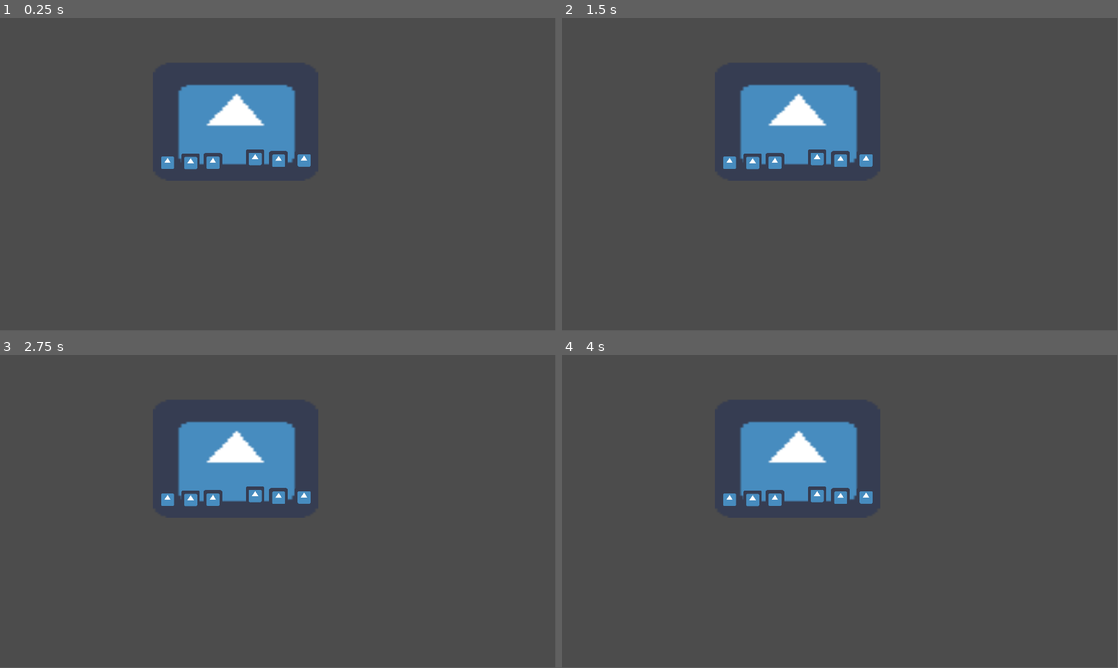
Above: before the commit, frames 1-4 (two rows, left to right).
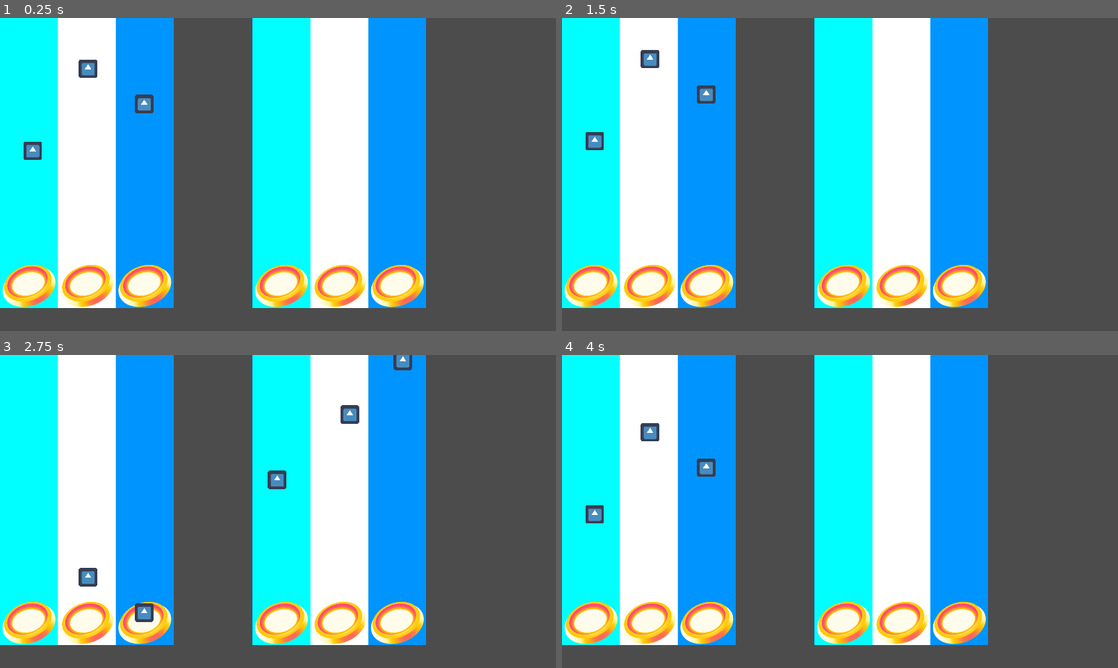
Above: after the commit, the same moments.

Repository: ctathkren/2-week-rhythm
Game: Godot game, scene res://game/scenes/main/gameplay.tscn
Same seed, same stepped clock (60 frames per second), same inputs: the game is played once before the commit and once after it. Before the commit the project starts from res://game/scenes/main/2d/gameplay.tscn. The engine's default icon, where the game draws it, is replaced by a stand-in: a white triangle on a blue panel in a dark square.
Inputs:
- Up to frame 1 (0.25 s): no input
- Up to frame 2 (1.5 s): hold Down (ui_down) from 1.28 s (still down)
- Up to frame 3 (2.75 s): release Down (ui_down) at 2.03 s
- Up to frame 4 (4 s): hold Down (ui_down) from 3.53 s (still down)
In our replay, the window is 799x449 before the commit and 800x450 after it. These sizes can differ from the game's own. Grey fills any space a smaller window leaves; there, only what the larger window draws over its background counts as a difference.

The runs differ from the first frame. In frame 1, 61% of the frame differs, in the area x 0-77%, y 0-93%; in frame 2, 61%; in frame 3, 61%; in frame 4, 61%.

Commit message:
fixed bugs

Diff:
--- /dev/null
+++ b/HYMN/game/scenes/components/button.gd
@@ -0,0 +1,95 @@
+extends Node2D
+
+var COLUMN_NUMBER = -1
+
+var hittable_notes = [] # Queue data structure; make sure that a button can only hit one note/hold at a time
+
+signal do_nothing
+signal hit_perfect
+signal hit_good
+signal hit_miss
+
+# Called when the node enters the scene tree for the first time.
+func _ready():
+	pass # Replace with function body.
+
+
+# Called every frame. 'delta' is the elapsed time since the previous frame.
+func _physics_process(_delta):
+	if Input.is_action_just_pressed(getInputKey()):
+		if hittable_notes.size() > 0:
+			var current_note = hittable_notes.pop_front()
+
+			if current_note.has_method("getNoteType"):
+				if current_note.getNoteType() == "note":
+					emit_signal(current_note.getJudgement())
+					current_note.beHit()
+				elif current_note.getNoteType() == "hold":
+					# TODO
+					pass
+
+# ---
+
+# get Input Map name of input key from column number
+func getInputKey():
+	var input_key = "button_"
+
+	if COLUMN_NUMBER > 0:
+		input_key += "growth"
+	elif COLUMN_NUMBER < 0:
+		input_key += "decay"
+
+	input_key += String(abs(COLUMN_NUMBER))
+
+	return input_key
+
+# ---
+
+func _on_JudgementMissEarly_area_entered(area):
+	# if button is pressed, then emit signal to score a miss on this column (too early)
+
+	# make sure that area is a note or a hold before adding it to hittable_notes
+	if area.has_method("getNoteType"):
+		if area.getNoteType() == "note":
+			hittable_notes.append(area)
+			area.setJudgement("hit_miss")
+		elif area.getNoteType() == "hold":
+			# TODO
+			pass
+
+func _on_JudgementGoodEarly_area_entered(area):
+	if area.has_method("getNoteType"):
+		if area.getNoteType() == "note":
+			area.setJudgement("hit_good")
+		elif area.getNoteType() == "hold":
+			# TODO
+			pass
+
+func _on_JudgementPerfect_area_entered(area):
+	if area.has_method("getNoteType"):
+		if area.getNoteType() == "note":
+			area.setJudgement("hit_perfect")
+		elif area.getNoteType() == "hold":
+			# TODO
+			pass
+
+func _on_JudgementGoodLate_area_entered(area):
+	if area.has_method("getNoteType"):
+		if area.getNoteType() == "note":
+			area.setJudgement("hit_good")
+		elif area.getNoteType() == "hold":
+			# TODO
+			pass
+
+func _on_JudgementMissLate_area_entered(area):
+	# if a note reaches this part without being pressed, then emit signal to score a miss on this column
+
+	# make sure that area is a note or a hold before adding it to hittable_notes
+	if area.has_method("getNoteType"):
+		emit_signal("hit_miss")
+
+		# remove area from hittable_notes; area is actually hittable_notes[0]
+		hittable_notes.pop_front()
+
+		# hit area
+		area.beHit()
--- /dev/null
+++ b/HYMN/game/scenes/components/button.tscn
@@ -0,0 +1,58 @@
+[gd_scene load_steps=7 format=2]
+
+[ext_resource path="res://game/scenes/components/button.gd" type="Script" id=1]
+[ext_resource path="res://game/assets/art/general/Red L3 Regular.png" type="Texture" id=2]
+
+[sub_resource type="RectangleShape2D" id=3]
+extents = Vector2( 75, 12 )
+
+[sub_resource type="RectangleShape2D" id=1]
+extents = Vector2( 75, 20 )
+
+[sub_resource type="RectangleShape2D" id=2]
+extents = Vector2( 75, 30 )
+
+[sub_resource type="RectangleShape2D" id=4]
+extents = Vector2( 75, 3 )
+
+[node name="Button" type="Node2D"]
+script = ExtResource( 1 )
+
+[node name="ButtonSkeleton" type="Sprite" parent="."]
+texture = ExtResource( 2 )
+
+[node name="JudgementMissEarly" type="Area2D" parent="."]
+
+[node name="JudgementMissEarlyHitbox" type="CollisionShape2D" parent="JudgementMissEarly"]
+position = Vector2( 0, -88 )
+shape = SubResource( 3 )
+
+[node name="JudgementGoodEarly" type="Area2D" parent="."]
+
+[node name="JudgementGoodEarlyHitbox" type="CollisionShape2D" parent="JudgementGoodEarly"]
+position = Vector2( 0, -53 )
+shape = SubResource( 1 )
+
+[node name="JudgementPerfect" type="Area2D" parent="."]
+
+[node name="JudgementPerfectHitbox" type="CollisionShape2D" parent="JudgementPerfect"]
+shape = SubResource( 2 )
+
+[node name="JudgementGoodLate" type="Area2D" parent="."]
+
+[node name="JudgementGoodLateHitbox" type="CollisionShape2D" parent="JudgementGoodLate"]
+position = Vector2( 0, 53 )
+shape = SubResource( 1 )
+
+[node name="JudgementMissLate" type="Area2D" parent="."]
+
+[node name="JudgementMissLateHitbox" type="CollisionShape2D" parent="JudgementMissLate"]
+position = Vector2( 0, 79 )
+shape = SubResource( 4 )
+
+[connection signal="area_entered" from="JudgementMissEarly" to="." method="_on_JudgementMissEarly_area_entered"]
+[connection signal="area_entered" from="JudgementGoodEarly" to="." method="_on_JudgementGoodEarly_area_entered"]
+[connection signal="area_entered" from="JudgementPerfect" to="." method="_on_JudgementPerfect_area_entered"]
+[connection signal="area_entered" from="JudgementGoodLate" to="." method="_on_JudgementGoodLate_area_entered"]
+[connection signal="area_entered" from="JudgementMissLate" to="." method="_on_JudgementMissLate_area_entered"]
+[connection signal="area_shape_entered" from="JudgementMissLate" to="." method="_on_JudgementMissLate_area_shape_entered"]
--- /dev/null
+++ b/HYMN/game/scenes/components/decay_play_area.gd
@@ -0,0 +1,42 @@
+extends Node2D
+
+var SCROLL_SPEED
+
+# ---
+
+func _ready():
+	pass
+
+func _physics_process(_delta):
+	$Button_Decay1.COLUMN_NUMBER = -1
+	$Button_Decay2.COLUMN_NUMBER = -2
+	$Button_Decay3.COLUMN_NUMBER = -3
+
+# ---
+
+func _on_Button_Decay1_hit_perfect():
+	print("perfect")
+
+func _on_Button_Decay1_hit_good():
+	print("good")
+
+func _on_Button_Decay1_hit_miss():
+	print("miss")
+
+func _on_Button_Decay2_hit_perfect():
+	print("perfect")
+
+func _on_Button_Decay2_hit_good():
+	print("good")
+
+func _on_Button_Decay2_hit_miss():
+	print("miss")
+
+func _on_Button_Decay3_hit_perfect():
+	print("perfect")
+
+func _on_Button_Decay3_hit_good():
+	print("good")
+
+func _on_Button_Decay3_hit_miss():
+	print("miss")
--- /dev/null
+++ b/HYMN/game/scenes/components/decay_play_area.tscn
@@ -0,0 +1,30 @@
+[gd_scene load_steps=4 format=2]
+
+[ext_resource path="res://game/scenes/components/decay_play_area.gd" type="Script" id=1]
+[ext_resource path="res://game/scenes/components/button.tscn" type="PackedScene" id=2]
+[ext_resource path="res://game/assets/art/general/playarea_sample.png" type="Texture" id=3]
+
+[node name="DecayPlayArea" type="Node2D"]
+script = ExtResource( 1 )
+
+[node name="DecayPlayAreaSkeleton" type="Sprite" parent="."]
+texture = ExtResource( 3 )
+
+[node name="Button_Decay1" parent="." instance=ExtResource( 2 )]
+position = Vector2( -200, 425 )
+
+[node name="Button_Decay2" parent="." instance=ExtResource( 2 )]
+position = Vector2( 0, 425 )
+
+[node name="Button_Decay3" parent="." instance=ExtResource( 2 )]
+position = Vector2( 200, 425 )
+
+[connection signal="hit_good" from="Button_Decay1" to="." method="_on_Button_Decay1_hit_good"]
+[connection signal="hit_miss" from="Button_Decay1" to="." method="_on_Button_Decay1_hit_miss"]
+[connection signal="hit_perfect" from="Button_Decay1" to="." method="_on_Button_Decay1_hit_perfect"]
+[connection signal="hit_good" from="Button_Decay2" to="." method="_on_Button_Decay2_hit_good"]
+[connection signal="hit_miss" from="Button_Decay2" to="." method="_on_Button_Decay2_hit_miss"]
+[connection signal="hit_perfect" from="Button_Decay2" to="." method="_on_Button_Decay2_hit_perfect"]
+[connection signal="hit_good" from="Button_Decay3" to="." method="_on_Button_Decay3_hit_good"]
+[connection signal="hit_miss" from="Button_Decay3" to="." method="_on_Button_Decay3_hit_miss"]
+[connection signal="hit_perfect" from="Button_Decay3" to="." method="_on_Button_Decay3_hit_perfect"]
--- /dev/null
+++ b/HYMN/game/scenes/components/growth_play_area.gd
@@ -0,0 +1,42 @@
+extends Node2D
+
+var SCROLL_SPEED
+
+# ---
+
+func _ready():
+	pass
+
+func _physics_process(_delta):
+	$Button_Growth1.COLUMN_NUMBER = 1
+	$Button_Growth2.COLUMN_NUMBER = 2
+	$Button_Growth3.COLUMN_NUMBER = 3
+
+# ---
+
+func _on_Button_Growth1_hit_perfect():
+	print("perfect")
+
+func _on_Button_Growth1_hit_good():
+	print("good")
+
+func _on_Button_Growth1_hit_miss():
+	print("miss")
+
+func _on_Button_Growth2_hit_perfect():
+	print("perfect")
+
+func _on_Button_Growth2_hit_good():
+	print("good")
+
+func _on_Button_Growth2_hit_miss():
+	print("miss")
+
+func _on_Button_Growth3_hit_perfect():
+	print("perfect")
+
+func _on_Button_Growth3_hit_good():
+	print("good")
+
+func _on_Button_Growth3_hit_miss():
+	print("miss")
--- /dev/null
+++ b/HYMN/game/scenes/components/growth_play_area.tscn
@@ -0,0 +1,30 @@
+[gd_scene load_steps=4 format=2]
+
+[ext_resource path="res://game/scenes/components/growth_play_area.gd" type="Script" id=1]
+[ext_resource path="res://game/assets/art/general/playarea_sample.png" type="Texture" id=2]
+[ext_resource path="res://game/scenes/components/button.tscn" type="PackedScene" id=3]
+
+[node name="GrowthPlayArea" type="Node2D"]
+script = ExtResource( 1 )
+
+[node name="GrowthPlayAreaSkeleton" type="Sprite" parent="."]
+texture = ExtResource( 2 )
+
+[node name="Button_Growth1" parent="." instance=ExtResource( 3 )]
+position = Vector2( -200, 425 )
+
+[node name="Button_Growth2" parent="." instance=ExtResource( 3 )]
+position = Vector2( 0, 425 )
+
+[node name="Button_Growth3" parent="." instance=ExtResource( 3 )]
+position = Vector2( 200, 425 )
+
+[connection signal="hit_good" from="Button_Growth1" to="." method="_on_Button_Growth1_hit_good"]
+[connection signal="hit_miss" from="Button_Growth1" to="." method="_on_Button_Growth1_hit_miss"]
+[connection signal="hit_perfect" from="Button_Growth1" to="." method="_on_Button_Growth1_hit_perfect"]
+[connection signal="hit_good" from="Button_Growth2" to="." method="_on_Button_Growth2_hit_good"]
+[connection signal="hit_miss" from="Button_Growth2" to="." method="_on_Button_Growth2_hit_miss"]
+[connection signal="hit_perfect" from="Button_Growth2" to="." method="_on_Button_Growth2_hit_perfect"]
+[connection signal="hit_good" from="Button_Growth3" to="." method="_on_Button_Growth3_hit_good"]
+[connection signal="hit_miss" from="Button_Growth3" to="." method="_on_Button_Growth3_hit_miss"]
+[connection signal="hit_perfect" from="Button_Growth3" to="." method="_on_Button_Growth3_hit_perfect"]
--- /dev/null
+++ b/HYMN/game/scenes/components/hold.gd
@@ -0,0 +1,16 @@
+extends Area2D
+
+
+# Declare member variables here. Examples:
+# var a = 2
+# var b = "text"
+
+
+# Called when the node enters the scene tree for the first time.
+func _ready():
+	pass # Replace with function body.
+
+
+# Called every frame. 'delta' is the elapsed time since the previous frame.
+#func _process(delta):
+#	pass
--- /dev/null
+++ b/HYMN/game/scenes/components/hold.tscn
@@ -0,0 +1,8 @@
+[gd_scene load_steps=2 format=2]
+
+[ext_resource path="res://game/scenes/components/hold.gd" type="Script" id=1]
+
+[node name="Hold" type="Area2D"]
+script = ExtResource( 1 )
+
+[node name="HoldSprite" type="Sprite" parent="."]
--- /dev/null
+++ b/HYMN/game/scenes/components/note.gd
@@ -0,0 +1,41 @@
+extends Area2D
+
+var note_type = "note"
+var COLUMN_NUMBER
+
+# not sure if we'll use these variables if our timing is Area2D-based
+var correct_hit_time
+var actual_hit_time
+var judgement = "do_nothing"
+
+var SCROLL_SPEED = 25 # just to make "scroll speed" itself a smaller number
+var SCROLL_SPEED_MULTIPLIER = 20
+
+# ---
+
+func _ready():
+	pass
+
+func _physics_process(delta):
+	# move down by SCROLL_SPEED * delta * whatever mess is caused by the highway parallax
+	# also move to the left/right based on the parallax
+	position.y += SCROLL_SPEED * SCROLL_SPEED_MULTIPLIER * delta
+	pass
+
+# ---
+
+func getNoteType():
+	return note_type
+
+func getJudgement():
+	return judgement
+
+func setJudgement(j):
+	judgement = j
+
+func beHit():
+	# fade out
+
+
+	# delete note
+	queue_free()
--- /dev/null
+++ b/HYMN/game/scenes/components/note.tscn
@@ -0,0 +1,17 @@
+[gd_scene load_steps=4 format=2]
+
+[ext_resource path="res://icon.png" type="Texture" id=1]
+[ext_resource path="res://game/scenes/components/note.gd" type="Script" id=2]
+
+[sub_resource type="RectangleShape2D" id=1]
+extents = Vector2( 32, 1.5 )
+
+[node name="Note" type="Area2D"]
+script = ExtResource( 2 )
+
+[node name="NoteSprite" type="Sprite" parent="."]
+texture = ExtResource( 1 )
+
+[node name="NoteHitbox" type="CollisionShape2D" parent="."]
+position = Vector2( 0, -1.5 )
+shape = SubResource( 1 )
--- /dev/null
+++ b/HYMN/game/scenes/main/gameplay.gd
@@ -0,0 +1,17 @@
+extends Node2D
+
+var BPM
+
+# ---
+
+func _ready():
+	pass
+
+func _physics_process(_delta):
+	if Input.is_action_just_pressed("ui_down"):
+		resetLevel()
+
+# ---
+
+func resetLevel():
+	var _reload = get_tree().reload_current_scene()
--- /dev/null
+++ b/HYMN/game/scenes/main/gameplay.tscn
@@ -0,0 +1,43 @@
+[gd_scene load_steps=5 format=2]
+
+[ext_resource path="res://game/scenes/components/growth_play_area.tscn" type="PackedScene" id=1]
+[ext_resource path="res://game/scenes/components/decay_play_area.tscn" type="PackedScene" id=2]
+[ext_resource path="res://game/scenes/main/gameplay.gd" type="Script" id=3]
+[ext_resource path="res://game/scenes/components/note.tscn" type="PackedScene" id=4]
+
+[node name="Gameplay" type="Node2D"]
+position = Vector2( 472, 648 )
+script = ExtResource( 3 )
+
+[node name="GrowthPlayArea" parent="." instance=ExtResource( 1 )]
+position = Vector2( -172, -148 )
+
+[node name="Note" parent="." instance=ExtResource( 4 )]
+position = Vector2( -359, -315 )
+
+[node name="Note2" parent="." instance=ExtResource( 4 )]
+position = Vector2( 26, -476 )
+
+[node name="Note3" parent="." instance=ExtResource( 4 )]
+position = Vector2( -168, -598 )
+
+[node name="DecayPlayArea" parent="." instance=ExtResource( 2 )]
+position = Vector2( 700, -148 )
+
+[node name="Note4" parent="." instance=ExtResource( 4 )]
+position = Vector2( 86, -1920 )
+
+[node name="Note5" parent="." instance=ExtResource( 4 )]
+position = Vector2( 734, -1711 )
+
+[node name="Note6" parent="." instance=ExtResource( 4 )]
+position = Vector2( 896, -1547 )
+
+[node name="Note7" parent="." instance=ExtResource( 4 )]
+position = Vector2( 919, -1345 )
+
+[node name="Note8" parent="." instance=ExtResource( 4 )]
+position = Vector2( 736, -1159 )
+
+[node name="Note9" parent="." instance=ExtResource( 4 )]
+position = Vector2( 485, -934 )
--- /dev/null
+++ b/HYMN/game/scenes/main/gameplay3d.tscn
@@ -0,0 +1,101 @@
+[gd_scene load_steps=9 format=2]
+
+[ext_resource path="res://game/scenes/main/gameplay.tscn" type="PackedScene" id=1]
+[ext_resource path="res://game/scenes/components/growth_play_area.tscn" type="PackedScene" id=2]
+[ext_resource path="res://game/assets/art/general/background_sample.png" type="Texture" id=3]
+[ext_resource path="res://game/assets/art/general/playarea_sample.png" type="Texture" id=4]
+[ext_resource path="res://game/assets/art/general/Purple Highway.png" type="Texture" id=5]
+[ext_resource path="res://game/assets/art/general/Red Highway.png" type="Texture" id=6]
+
+[sub_resource type="ViewportTexture" id=1]
+viewport_path = NodePath("GameplayViewportContainer/GameplayViewport")
+
+[sub_resource type="ViewportTexture" id=2]
+viewport_path = NodePath("BackgroundViewportContainer/BackgroundViewport")
+
+[node name="Gameplay3D" type="Spatial"]
+
+[node name="Camera" type="Camera" parent="."]
+transform = Transform( 1, 0, 0, 0, 1, 0, 0, 0, 1, 9.6, -5.387, 10 )
+
+[node name="GrowthPlayAreaRender" type="Sprite3D" parent="."]
+transform = Transform( 1, 0, 0, 0, 0.5, 0.433013, 0, -0.866025, 0.25, 8.00759, -6.01844, 4.04801 )
+visible = false
+texture = ExtResource( 4 )
+
+[node name="GrowthPlayArea" parent="GrowthPlayAreaRender" instance=ExtResource( 2 )]
+visible = false
+
+[node name="DecayPlayAreaRender" type="Sprite3D" parent="."]
+transform = Transform( 1, 0, 0, 0, 0.375, 0.866025, 0, -0.649519, 0.5, 12.2, -5, 3 )
+visible = false
+texture = ExtResource( 4 )
+
+[node name="GrowthPlayArea2" parent="DecayPlayAreaRender" instance=ExtResource( 2 )]
+visible = false
+
+[node name="GameplayViewportContainer" type="ViewportContainer" parent="."]
+margin_left = 76.0
+margin_top = -1235.0
+margin_right = 1996.0
+margin_bottom = -155.0
+
+[node name="GameplayViewport" type="Viewport" parent="GameplayViewportContainer"]
+size = Vector2( 1920, 1080 )
+transparent_bg = true
+handle_input_locally = false
+keep_3d_linear = true
+usage = 0
+render_target_v_flip = true
+render_target_update_mode = 3
+
+[node name="Gameplay" parent="GameplayViewportContainer/GameplayViewport" instance=ExtResource( 1 )]
+
+[node name="GameplayViewportTexture" type="Sprite3D" parent="."]
+transform = Transform( 1, 0, 0, 0, 0.5, 0.866025, 0, -0.866025, 0.5, 12, -6, 0 )
+texture = SubResource( 1 )
+
+[node name="BackgroundViewportContainer" type="ViewportContainer" parent="."]
+margin_left = 2068.0
+margin_top = 18.0
+margin_right = 3988.0
+margin_bottom = 1098.0
+
+[node name="BackgroundViewport" type="Viewport" parent="BackgroundViewportContainer"]
+size = Vector2( 1920, 1080 )
+transparent_bg = true
+handle_input_locally = false
+render_target_v_flip = true
+render_target_update_mode = 3
+
+[node name="BackgroundSprite2" type="Sprite" parent="BackgroundViewportContainer/BackgroundViewport"]
+scale = Vector2( 2, 2 )
+texture = ExtResource( 3 )
+
+[node name="GrowthHighwaySprite2" type="Sprite" parent="BackgroundViewportContainer/BackgroundViewport"]
+position = Vector2( 412, 746 )
+texture = ExtResource( 6 )
+
+[node name="DecayHighwaySprite2" type="Sprite" parent="BackgroundViewportContainer/BackgroundViewport"]
+position = Vector2( 1508, 746 )
+texture = ExtResource( 5 )
+
+[node name="BackgroundSprite" type="Sprite3D" parent="BackgroundViewportContainer/BackgroundViewport"]
+transform = Transform( 1, 0, 0, 0, 1, 0, 0, 0, 1, 9.6, -5.4, 0 )
+visible = false
+texture = ExtResource( 3 )
+
+[node name="GrowthHighwaySprite" type="Sprite3D" parent="BackgroundViewportContainer/BackgroundViewport"]
+transform = Transform( 1, 0, 0, 0, 1, 0, 0, 0, 1, 4.12, -7.46, 0 )
+visible = false
+texture = ExtResource( 6 )
+
+[node name="DecayHighwaySprite" type="Sprite3D" parent="BackgroundViewportContainer/BackgroundViewport"]
+transform = Transform( 1, 0, 0, 0, 1, 0, 0, 0, 1, 15.08, -7.46, 0 )
+visible = false
+texture = ExtResource( 5 )
+
+[node name="BackgroundViewportTexture" type="Sprite3D" parent="."]
+transform = Transform( 1, 0, 0, 0, 1, 0, 0, 0, 1, 9.6, -5.4, 4 )
+visible = false
+texture = SubResource( 2 )
--- a/HYMN/project.godot
+++ b/HYMN/project.godot
@@ -11,7 +11,7 @@
 [application]
 
 config/name="HYMN"
-run/main_scene="res://game/scenes/main/2d/gameplay.tscn"
+run/main_scene="res://game/scenes/main/gameplay.tscn"
 config/icon="res://icon.png"
 
 [display]
@@ -21,6 +21,7 @@
 window/size/resizable=false
 window/size/borderless=true
 window/size/fullscreen=true
+window/stretch/mode="2d"
 
 [gui]
 
Binary file added: HYMN/game/assets/art/general/Purple Highway.png
Not shown, added: HYMN/game/assets/art/general/Purple Highway.png.import
Binary file added: HYMN/game/assets/art/general/Red Highway.png
Not shown, added: HYMN/game/assets/art/general/Red Highway.png.import
Binary file added: HYMN/game/assets/art/general/Red L1 Glow.png
Not shown, added: HYMN/game/assets/art/general/Red L1 Glow.png.import
Binary file added: HYMN/game/assets/art/general/Red L1 Regular.png
Not shown, added: HYMN/game/assets/art/general/Red L1 Regular.png.import
Binary file added: HYMN/game/assets/art/general/Red L2 Glow.png
Not shown, added: HYMN/game/assets/art/general/Red L2 Glow.png.import
Binary file added: HYMN/game/assets/art/general/Red L2 Regular.png
Not shown, added: HYMN/game/assets/art/general/Red L2 Regular.png.import
(and 9 more such lines)
